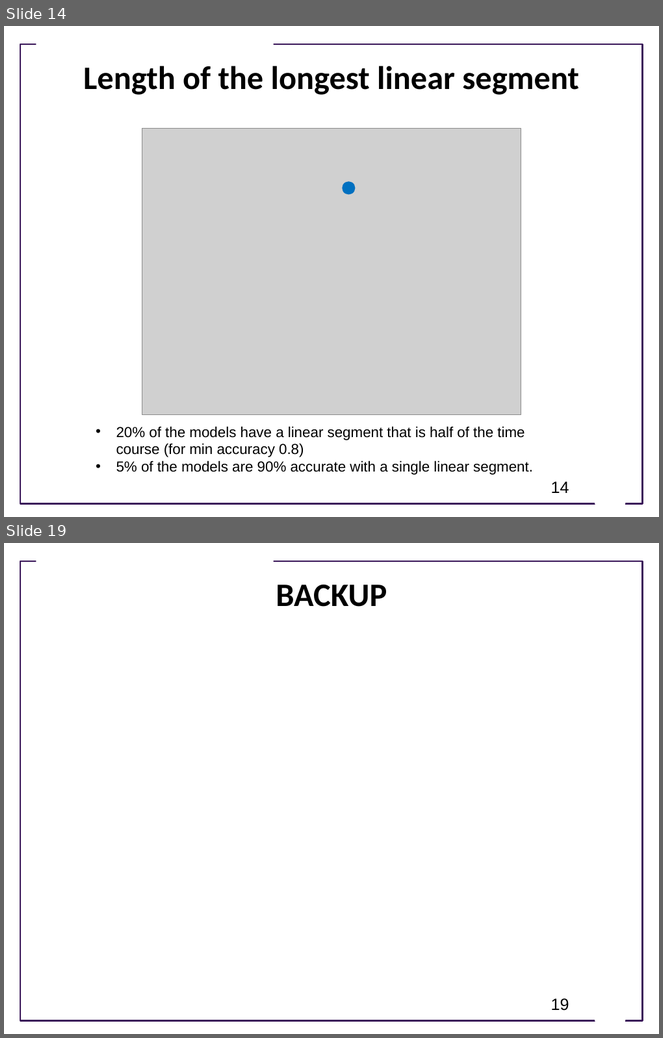
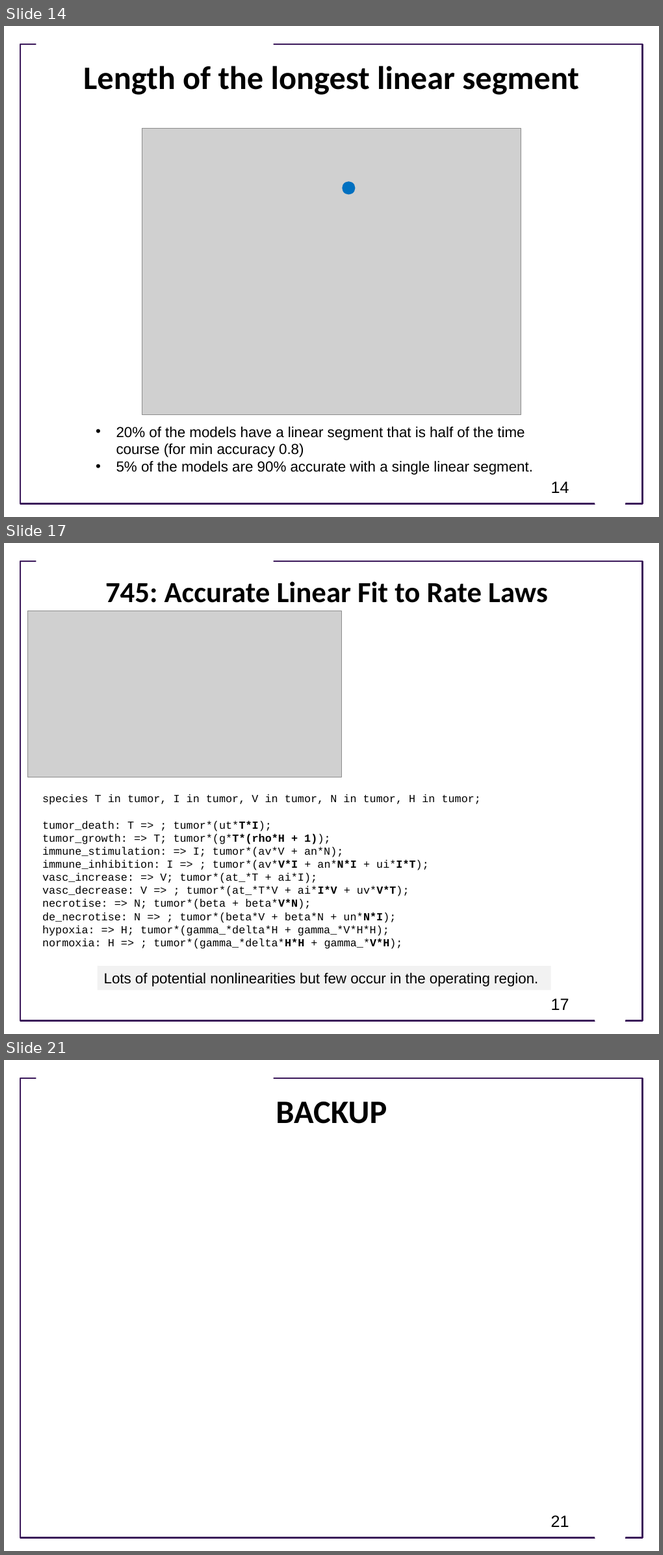
Before and after one commit to joseph-hellerstein/biomodels_linearity, a slide deck: docs/How Nonlinear is BioModels.pptx. Shown one above the other, each under a label of ours: slides 14 and 19 before the commit, slides 14, 17 and 21 after it; the slides between them are not shown. The pictures are 663x1038 and 663x1555 pixels, drawn with LibreOffice and Linux fonts; fonts in the diff are those of the drawing; grey boxes stand for pictures; background and template pictures are left out. Boxes give left, top, right and bottom in pixels: in the first picture for what was removed or moved away, otherwise in the second. Text is boxed around its words. In the diff, an @@ line names an element or a change of style, - is before the commit and + after.

```diff
--- a/docs/How Nonlinear is BioModels.pptx
+++ b/docs/How Nonlinear is BioModels.pptx
@@ slide 17 added at [4,543,659,1034], background #FFFFFF; not listed: 3 template elements that a slide beside it also shows @@
@@ title added at [105,581,548,603], 32 pt, text #000000, bold @@
+745: Accurate Linear Fit to Rate Laws
@@ picture added at [27,611,341,778] @@
@@ text added at [42,795,481,949], 12 pt, text #000000 @@
+species T in tumor, I in tumor, V in tumor, N in tumor, H in tumor;
+tumor_death: T => ; tumor*(ut*T*I);
+tumor_growth: => T; tumor*(g*T*(rho*H + 1));
+immune_stimulation: => I; tumor*(av*V + an*N);
+immune_inhibition: I => ; tumor*(av*V*I + an*N*I + ui*I*T);
+vasc_increase: => V; tumor*(at_*T + ai*I);
+vasc_decrease: V => ; tumor*(at_*T*V + ai*I*V + uv*V*T);
+necrotise: => N; tumor*(beta + beta*V*N);
+de_necrotise: N => ; tumor*(beta*V + beta*N + un*N*I);
+hypoxia: => H; tumor*(gamma_*delta*H + gamma_*V*H*H);
+normoxia: H => ; tumor*(gamma_*delta*H*H + gamma_*V*H);
@@ rectangle added at [98,966,551,990], fill #F2F2F2, 16 pt, text #000000 @@
+Lots of potential nonlinearities but few occur in the operating region.
@@ page number added at [551,999,570,1010], 18 pt, text #000000 @@
+17
@@ what was slide 19 is now slide 21 @@
@@ page number at [551,1516,570,1527]: text changed @@
-19
+21
```
Also in this commit, not shown: 13 slides changed, 5 other slides added, 1 slide removed, 3 other files.
